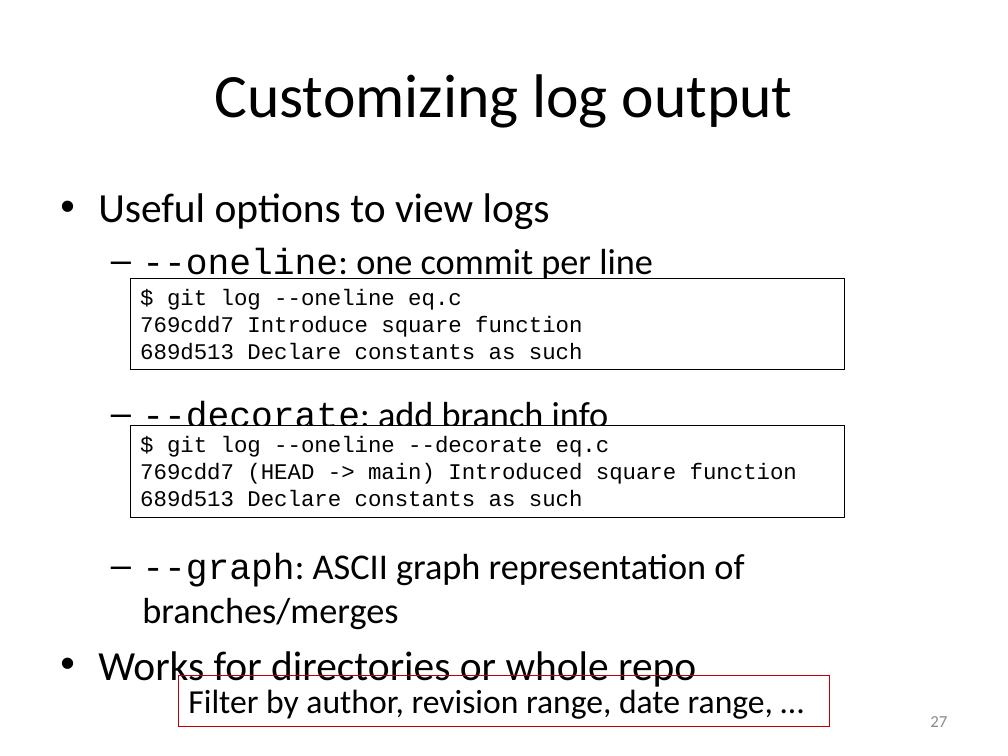
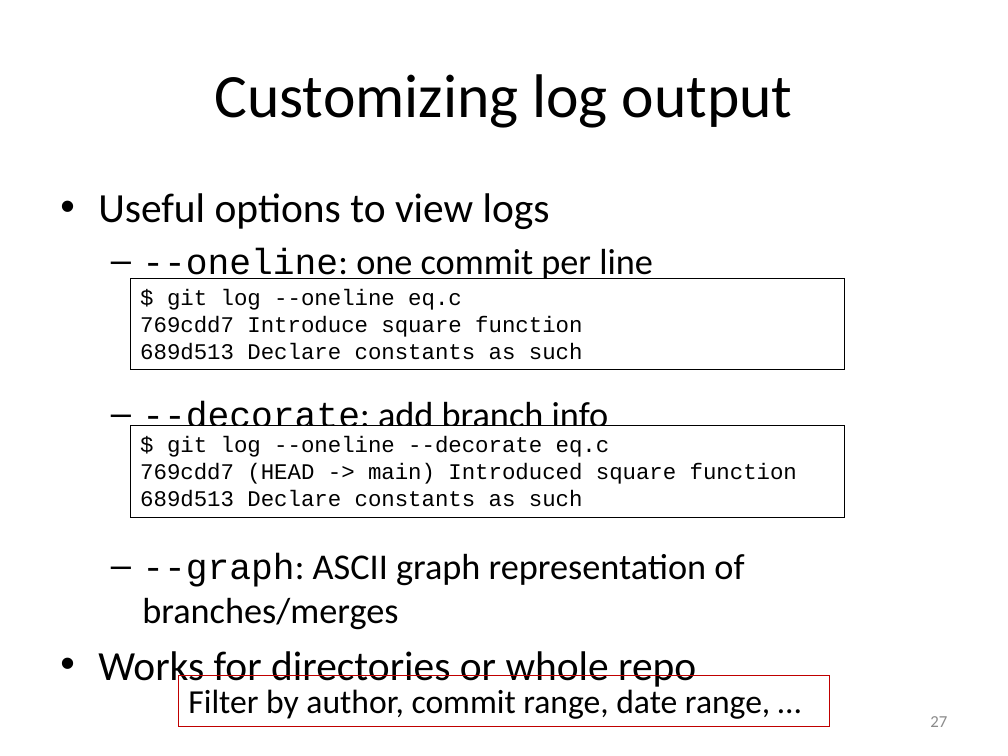
Before and after one commit to gjbex/Version-control-with-git, a slide deck: slide 27 of version_control_git.pptx. Drawn at 1008x756 pixels with LibreOffice and Linux fonts; fonts in the diff are those of the drawing. Boxes give left, top, right and bottom in pixels: in the first picture for what was removed or moved away, otherwise in the second. Text is boxed around its words. In the diff, an @@ line names an element or a change of style, - is before the commit and + after.

Commit message:
Use "commit" rather than "revision"
For consistency, it is better to mostly refer to commits, rather than revisions.

```diff
--- a/version_control_git.pptx
+++ b/version_control_git.pptx
@@ text in rectangle at (188,686,770,719): text changed @@
-Filter by author, revision range, date range, …
+Filter by author, commit range, date range, …
```
Also in this commit, not shown: 11 other slides changed.
